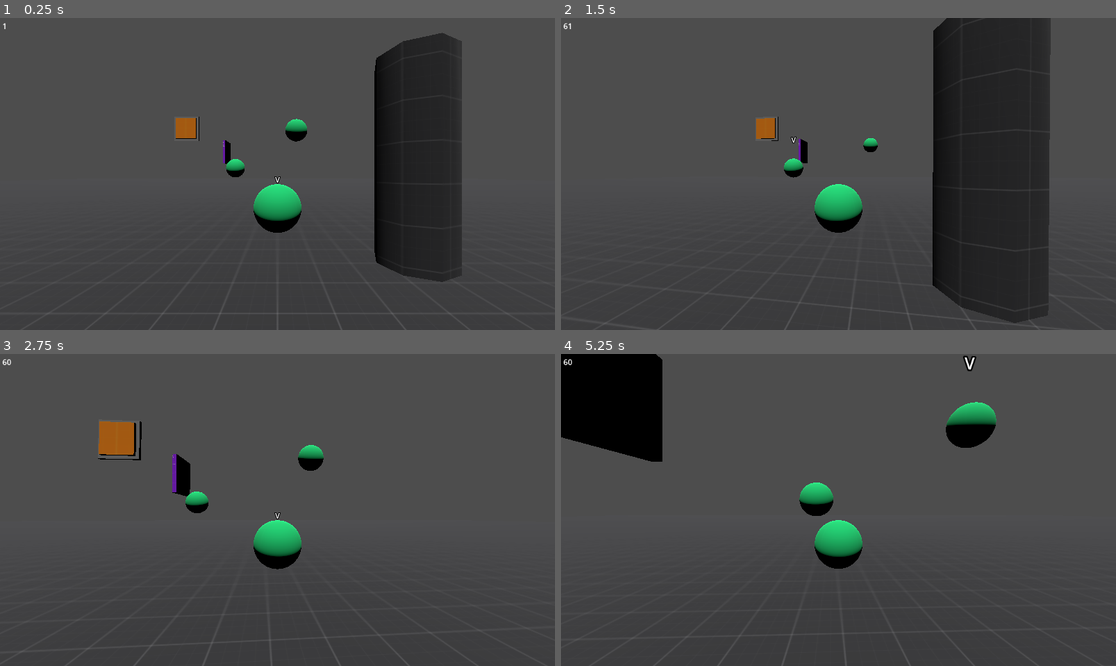
Above: before the commit, frames 1-4 (two rows, left to right).
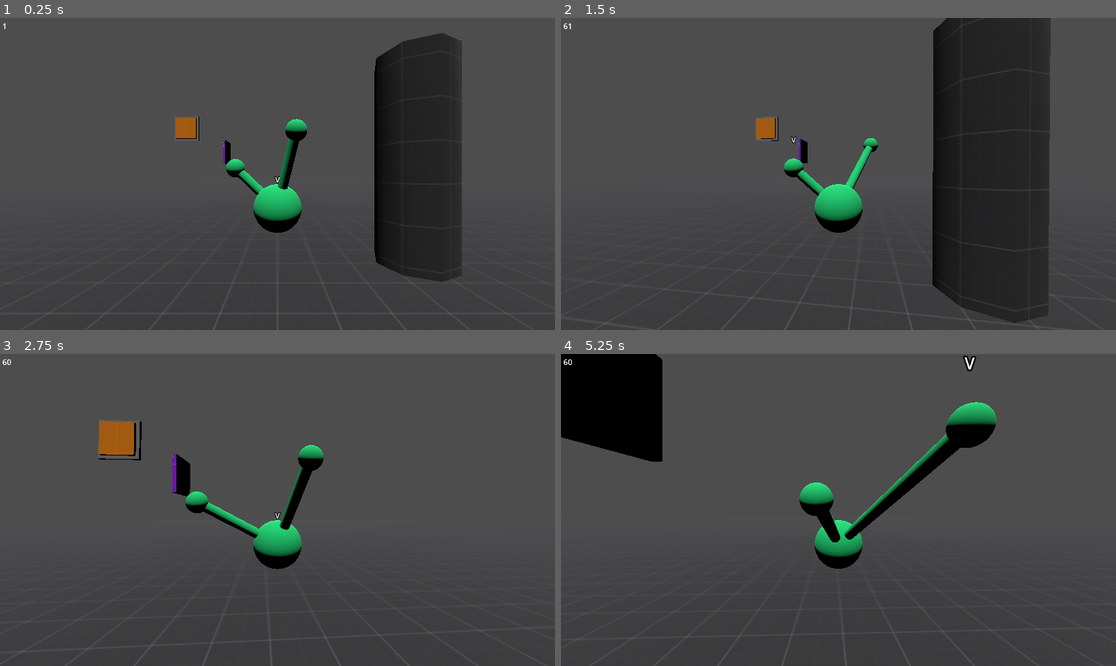
Above: after the commit, the same moments.

Repository: Norodix/Hydradynamic
Game: Godot game, scene res://world.tscn
The game is run twice, just before and just after one commit, with the same random seed, the same clock (stepped at 60 frames per second) and the same inputs.
Inputs (mouse positions are in pixels of both pictures, inside the frame that each line leads up to):
- Up to frame 1 (0.25 s): no input
- Up to frame 2 (1.5 s): tap Enter at 0.5 s; move the mouse to (866, 174) at 0.52 s; hold W (Forward) from 0.53 s (still down); tap Space (control_next) at 0.6, 1.35 s; move the mouse to (810, 174) at 1.27 s
- Up to frame 3 (2.75 s): keep holding W (Forward); move the mouse to (288, 503) at 2.02 s; tap Space (control_next) at 2.1 s
- Up to frame 4 (5.25 s): keep holding W (Forward); move the mouse to (832, 516) at 2.77 s; tap Space (control_next) every 0.75 s from 2.85 to 5.1 s; move the mouse to (877, 513) at 3.52 s; move the mouse to (794, 506) at 4.27 s; move the mouse to (844, 510) at 5.02 s

The runs differ from the first frame. In frame 1, 0.4% of the frame differs, in the area x 42-54%, y 38-57%; in frame 2, 0.4%; in frame 3, 0.8%; in frame 4, 1.4%, in the area x 46-72%, y 25-61%.

Commit message:
Add basic neck

Diff:
--- a/hydra.gd
+++ b/hydra.gd
@@ -71,6 +71,7 @@
 #	get_parent().add_child(node)
 	node.gravity_scale = 1
 	node.linear_damp = 1
+	node.is_neck_visible = false
 
 
 func _process(delta):
@@ -122,7 +123,8 @@
 	# Drag body along
 	var d = head.global_position - neck_root.global_position
 	if d.length() > head_max_distance:
-		return d.normalized()
+		return d.normalized() * 0.1
+		# TODO avoid jittering when not applying such small multiplier
 	return Vector2.ZERO
 
 
--- /dev/null
+++ b/hydra_head.gd
@@ -0,0 +1,24 @@
+extends RigidBody3D
+
+@export var neck_root_offset = Vector3.ZERO
+@export var is_neck_visible = true
+
+func _process(delta):
+	var neck = $Neck
+	var parent = get_parent()
+	if neck.mesh is CylinderMesh and parent:
+		neck.visible = is_neck_visible
+
+		var start = parent.global_position + neck_root_offset
+		var end = self.global_position
+		neck.mesh.height = start.distance_to(end)
+		print(start.distance_to(end))
+
+		# calculate transform from start and end
+		var Y = (end - start).normalized()
+		var X = Vector3(Y[2], Y[2], -Y[0]-Y[1])
+		if X.length() < 0.01: #make sure it is not degenerative
+			X = Vector3(-Y[1]-Y[2], Y[0], Y[0])
+		neck.global_transform.basis = Basis(X, Y, X.cross(Y)).orthonormalized()
+		neck.global_position = (start + end) / 2
+		pass
--- a/hydra_head.tscn
+++ b/hydra_head.tscn
@@ -1,5 +1,6 @@
-[gd_scene load_steps=5 format=3 uid="uid://deccsy13xjciy"]
+[gd_scene load_steps=8 format=3 uid="uid://deccsy13xjciy"]
 
+[ext_resource type="Script" path="res://hydra_head.gd" id="1_5rnsb"]
 [ext_resource type="Texture2D" uid="uid://c2fnxldgd862f" path="res://PNG/Green/texture_03.png" id="1_drcrc"]
 
 [sub_resource type="SphereShape3D" id="SphereShape3D_kpix3"]
@@ -13,15 +14,29 @@
 radius = 0.2
 height = 0.4
 
+[sub_resource type="StandardMaterial3D" id="StandardMaterial3D_qn2ed"]
+albedo_texture = ExtResource("1_drcrc")
+
+[sub_resource type="CylinderMesh" id="CylinderMesh_t5s0x"]
+resource_local_to_scene = true
+material = SubResource("StandardMaterial3D_qn2ed")
+top_radius = 0.1
+bottom_radius = 0.1
+
 [node name="Head" type="RigidBody3D"]
 transform = Transform3D(1, 0, 0, 0, 1, 0, 0, 0, 1, -0.331266, 1.64794, -0.541965)
 collision_layer = 4
 collision_mask = 7
 gravity_scale = 0.0
 linear_damp = 1.0
+script = ExtResource("1_5rnsb")
 
 [node name="CollisionShape3D" type="CollisionShape3D" parent="."]
 shape = SubResource("SphereShape3D_kpix3")
 
 [node name="MeshInstance3D" type="MeshInstance3D" parent="."]
 mesh = SubResource("SphereMesh_sadi4")
+
+[node name="Neck" type="MeshInstance3D" parent="."]
+transform = Transform3D(1, 0, 0, 0, 1, 0, 0, 0, 1, 0, -1.05753, 0)
+mesh = SubResource("CylinderMesh_t5s0x")
